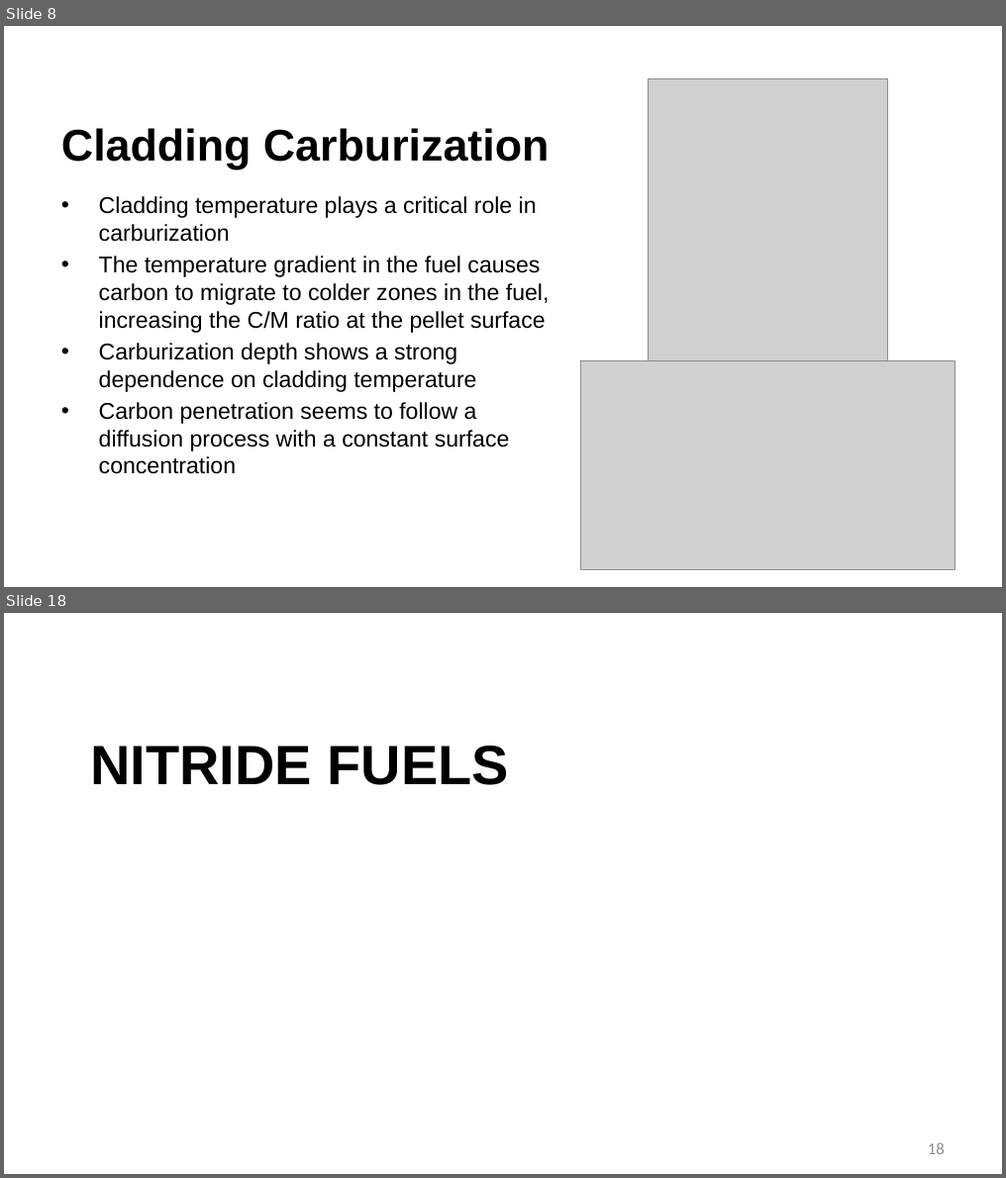
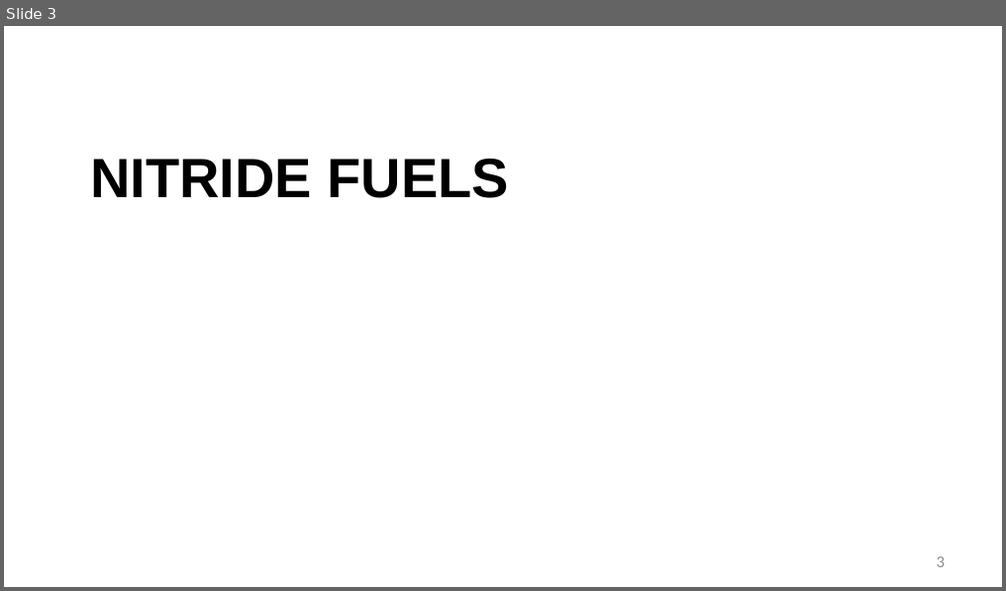
Before and after one commit to benbeeler/TEACHING, a slide deck: Advanced Reactor Materials/Fall2025/Lec16_carbide_nitride.pptx. Shown one above the other, each under a label of ours: slides 8 and 18 before the commit, slide 3 after it; the slides between them are not shown. The pictures are 1006x1178 and 1006x591 pixels, drawn with LibreOffice and Linux fonts; fonts in the diff are those of the drawing; grey boxes stand for pictures; background and template pictures are left out. Boxes give left, top, right and bottom in pixels: in the first picture for what was removed or moved away, otherwise in the second. Text is boxed around its words. In the diff, an @@ line names an element or a change of style, - is before the commit and + after.

```diff
--- a/Advanced Reactor Materials/Fall2025/Lec16_carbide_nitride.pptx
+++ b/Advanced Reactor Materials/Fall2025/Lec16_carbide_nitride.pptx
@@ slide 8 removed at (4, 26, 1002, 587), background #FFFFFF @@
@@ picture removed at (648, 79, 887, 368) @@
@@ title removed at (61, 128, 549, 170) @@
-Cladding Carburization
@@ text removed at (99, 196, 549, 474) @@
-• Cladding temperature plays a critical role in carburization
-• The temperature gradient in the fuel causes carbon to migrate to colder zones in the fuel, increasing the C/M ratio at the pellet surface
-• Carburization depth shows a strong dependence on cladding temperature
-• Carbon penetration seems to follow a diffusion process with a constant surface concentration
@@ picture removed at (580, 361, 955, 570) @@
@@ page number removed at (937, 570, 944, 571) @@
-8
@@ what was slide 18 is now slide 3 @@
@@ page number at (937, 557, 944, 568): text changed @@
-18
+3
```
Also in this commit, not shown: 17 slides changed, 14 other slides removed, 5 other files.
